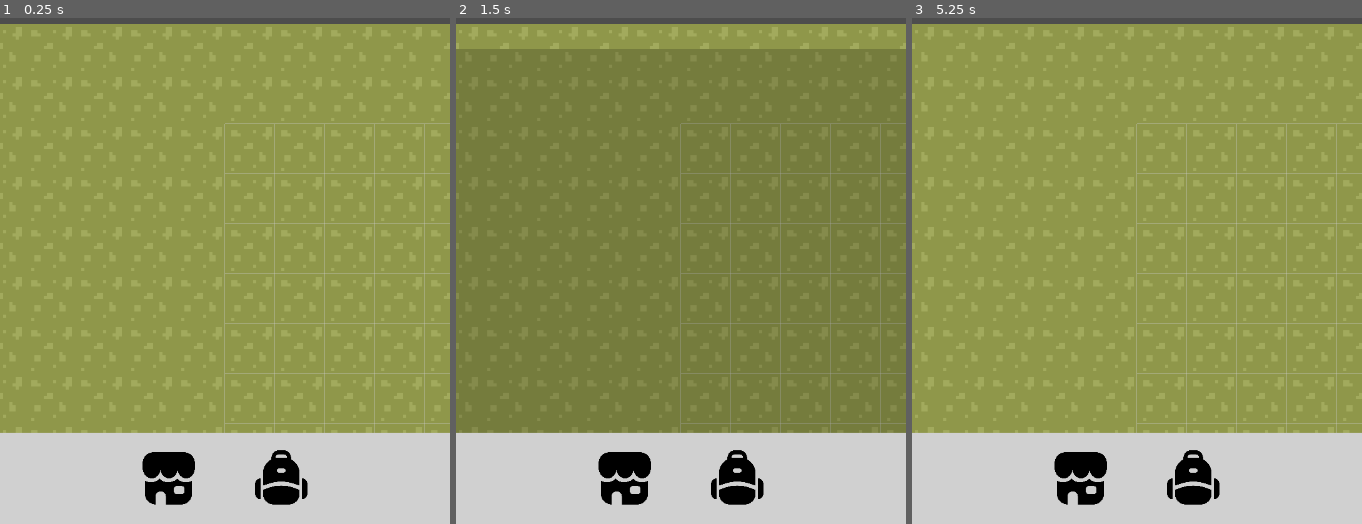
Above: before the commit, frames 1-3 (left to right).
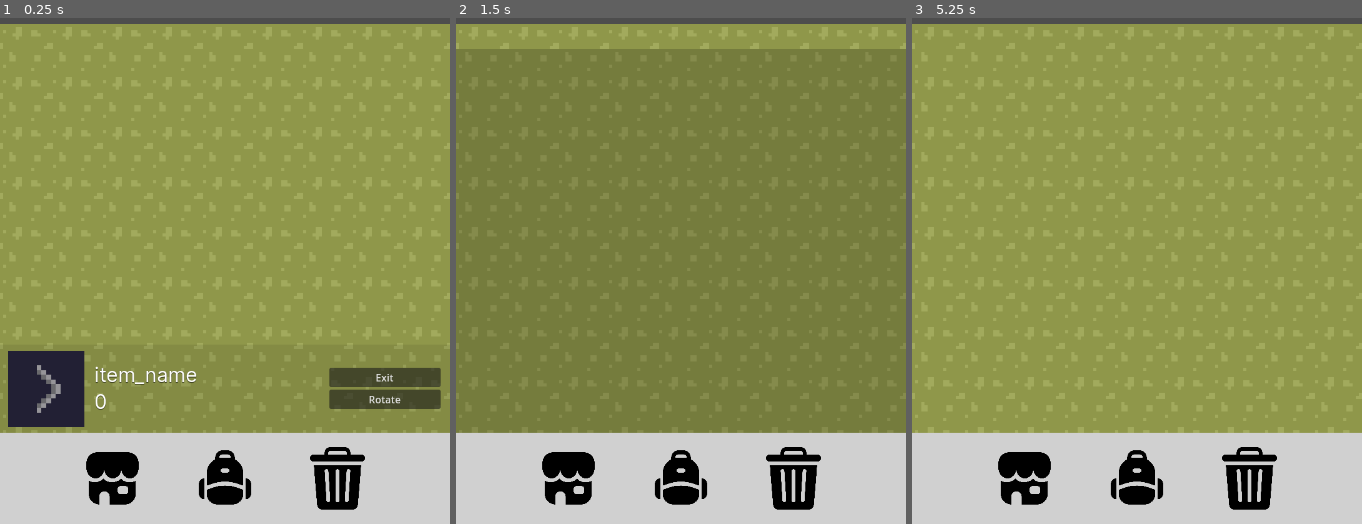
Above: after the commit, the same moments.

Repository: bencerr/Factory-Frontier
Game: Godot game, scene res://scenes/main.tscn
Two runs of this game, one before a commit and one after it. Both use one fixed random seed, a clock stepped at 60 frames per second and the inputs below.
Inputs (mouse positions are in pixels of both pictures, inside the frame that each line leads up to; where the layout moved, square brackets give the same spot in the first picture):
- Up to frame 1 (0.25 s): no input
- Up to frame 2 (1.5 s): click (568, 478) [627, 478] at 0.5 s; click (681, 478) [735, 478] at 1.25 s
- Up to frame 3 (5.25 s): click (1024, 478) [1083, 478] at 2 s; click (1137, 478) [1191, 478] at 2.75 s; click (1024, 478) [1083, 478] at 3.5 s; click (1137, 478) [1191, 478] at 4.25 s; tap Enter at 5 s; move the mouse to (1236, 83) at 5.02 s; click (1236, 83) at 5.1 s

The runs differ from the first frame. In frame 1, 10% of the frame differs, in the area x 1-100%, y 20-98%; in frame 2, 5.8%; in frame 3, 5.8%.
Error before the commit: Out of bounds get index '0' (on base: 'Array[ItemData]') (res://scripts/player.gd:46)
Error after the commit: Out of bounds get index '0' (on base: 'Array[ItemData]') (res://scripts/player.gd:72)

Commit message:
item rotating, deleting and saving added

Diff:
--- a/scenes/item_placement.tscn
+++ b/scenes/item_placement.tscn
@@ -1,13 +1,10 @@
-[gd_scene load_steps=4 format=3 uid="uid://cviq7kt3r4xhk"]
+[gd_scene load_steps=3 format=3 uid="uid://cviq7kt3r4xhk"]
 
 [ext_resource type="Script" path="res://scripts/item_placement.gd" id="1_bncsx"]
-[ext_resource type="PackedScene" uid="uid://buiikly52efer" path="res://scenes/items/conveyor.tscn" id="2_t21ii"]
 [ext_resource type="PackedScene" uid="uid://kk7fsdl0e5y1" path="res://scenes/grid_lines.tscn" id="3_a0a36"]
 
 [node name="ItemPlacement" type="Node2D"]
 script = ExtResource("1_bncsx")
-scene_to_place = ExtResource("2_t21ii")
 
 [node name="GridLines" parent="." instance=ExtResource("3_a0a36")]
-
-[node name="PlacedItems" type="Node2D" parent="."]
+visible = false
--- a/scenes/main.tscn
+++ b/scenes/main.tscn
@@ -168,3 +168,5 @@
 
 [node name="InputHandler" parent="." node_paths=PackedStringArray("cam") instance=ExtResource("5_3klxr")]
 cam = NodePath("../Camera2D")
+
+[node name="PlacedItems" type="Node2D" parent="."]
--- a/scenes/ui/ui.tscn
+++ b/scenes/ui/ui.tscn
@@ -1,8 +1,9 @@
-[gd_scene load_steps=12 format=3 uid="uid://5qesdudrl5ii"]
+[gd_scene load_steps=13 format=3 uid="uid://5qesdudrl5ii"]
 
 [ext_resource type="Script" path="res://scripts/ui.gd" id="1_hq2yj"]
 [ext_resource type="Texture2D" uid="uid://3hytavl1qmkd" path="res://sprites/store.png" id="1_lyyx3"]
 [ext_resource type="Texture2D" uid="uid://rdrht2vges1e" path="res://sprites/backpack.png" id="2_862wk"]
+[ext_resource type="Texture2D" uid="uid://b54wwcpqhhgj1" path="res://sprites/bin.png" id="4_50lk6"]
 [ext_resource type="FontFile" uid="uid://cyiv5u0h8rkyq" path="res://fonts/Inter-VariableFont_slnt,wght.ttf" id="4_ptkkj"]
 [ext_resource type="Script" path="res://scripts/ui/item_placement_control.gd" id="4_ptp1v"]
 [ext_resource type="Texture2D" uid="uid://0p2yiuo1np6" path="res://sprites/tilesets/icons.png" id="5_r4jy6"]
@@ -33,6 +34,7 @@
 anchor_bottom = 1.0
 grow_horizontal = 2
 grow_vertical = 2
+mouse_filter = 2
 script = ExtResource("1_hq2yj")
 shop_panel = NodePath("ShopControl")
 inv_panel = NodePath("InventoryControl")
@@ -87,6 +89,15 @@
 ignore_texture_size = true
 stretch_mode = 5
 
+[node name="DeleteButton" type="TextureButton" parent="TabControl/HFlowContainer"]
+custom_minimum_size = Vector2(100, 100)
+layout_mode = 2
+size_flags_horizontal = 4
+size_flags_vertical = 4
+texture_normal = ExtResource("4_50lk6")
+ignore_texture_size = true
+stretch_mode = 5
+
 [node name="InventoryControl" type="Control" parent="."]
 visible = false
 layout_mode = 1
@@ -147,7 +158,6 @@
 theme_override_styles/panel = SubResource("StyleBoxFlat_otks1")
 
 [node name="ItemPlacementControl" type="Control" parent="." node_paths=PackedStringArray("name_label", "quantity_label", "item_image")]
-visible = false
 layout_mode = 1
 anchor_top = 0.776
 anchor_right = 1.0
@@ -177,7 +187,7 @@
 anchor_bottom = 0.5
 offset_left = 151.0
 offset_top = -63.5
-offset_right = 697.0
+offset_right = 510.0
 offset_bottom = 63.5
 grow_vertical = 2
 alignment = 1
@@ -191,6 +201,29 @@
 layout_mode = 2
 text = "0"
 label_settings = SubResource("LabelSettings_3uxkx")
+
+[node name="VBoxContainer2" type="VBoxContainer" parent="ItemPlacementControl"]
+layout_mode = 1
+anchors_preset = 6
+anchor_left = 1.0
+anchor_top = 0.5
+anchor_right = 1.0
+anchor_bottom = 0.5
+offset_left = -193.0
+offset_top = -55.5
+offset_right = -15.0
+offset_bottom = 55.5
+grow_horizontal = 0
+grow_vertical = 2
+alignment = 1
+
+[node name="ExitButton" type="Button" parent="ItemPlacementControl/VBoxContainer2"]
+layout_mode = 2
+text = "Exit"
+
+[node name="RotateButton" type="Button" parent="ItemPlacementControl/VBoxContainer2"]
+layout_mode = 2
+text = "Rotate"
 
 [node name="ItemImage" type="TextureRect" parent="ItemPlacementControl"]
 layout_mode = 1
@@ -205,7 +238,11 @@
 offset_bottom = 61.5
 grow_horizontal = 2
 grow_vertical = 2
-texture = SubResource("AtlasTexture_ie8w2")
+pivot_offset = Vector2(61, 61)
+texture = SubResource("AtlasTexture_8bjoa")
 
 [connection signal="pressed" from="TabControl/HFlowContainer/ShopButton" to="." method="_on_shop_button_pressed"]
 [connection signal="pressed" from="TabControl/HFlowContainer/InventoryButton" to="." method="_on_inventory_button_pressed"]
+[connection signal="pressed" from="TabControl/HFlowContainer/DeleteButton" to="." method="_on_delete_button_pressed"]
+[connection signal="pressed" from="ItemPlacementControl/VBoxContainer2/ExitButton" to="ItemPlacementControl" method="_on_exit_button_pressed"]
+[connection signal="pressed" from="ItemPlacementControl/VBoxContainer2/RotateButton" to="ItemPlacementControl" method="_on_rotate_button_pressed"]
--- a/scripts/dropper.gd
+++ b/scripts/dropper.gd
@@ -1,7 +1,7 @@
 extends Node2D
 class_name Dropper
 
-@export var sprite: Resource
+@export var sprite: Resource = preload("res://scenes/ore1.tscn")
 @export var conveyor: Conveyor
 
 func _on_timer_timeout() -> void:
--- a/scripts/game_data.gd
+++ b/scripts/game_data.gd
@@ -1,8 +1,10 @@
 extends Node
 
-var items: Array = [
-	create_item("Conveyor", Vector2i(0,0), "res://scenes/items/conveyor.tscn")
-]
+var items: Dictionary = {
+	0: create_item("Conveyor", Vector2i(0,0), "res://scenes/items/conveyor.tscn"),
+	1: create_item("Dropper", Vector2i(1,0), "res://scenes/items/dropper.tscn"),
+	2: create_item("Furnace", Vector2i(2,0), "res://scenes/items/furnace.tscn")
+}
 
 const grid_size: int = 16
 var item_id_counter: int = 0
--- a/scripts/grid_lines.gd
+++ b/scripts/grid_lines.gd
@@ -5,14 +5,13 @@
 @export var grid_color = Color(0.8, 0.8, 0.8, 0.5)
 
 func _draw():
-    var viewport_size = get_viewport().size
-    var width = viewport_size.x
-    var height = viewport_size.y
+	var w: int = 1600
+	var h: int = 1600
 
-    # Draw vertical lines
-    for x in range(0, width, GameData.grid_size):
-        draw_line(Vector2(x, 0), Vector2(x, height), grid_color)
+	# Draw vertical lines
+	for x in range(-h, h, GameData.grid_size):
+		draw_line(Vector2(x, -h), Vector2(x, h), grid_color)
 
-    # Draw horizontal lines
-    for y in range(0, height, GameData.grid_size):
-        draw_line(Vector2(0, y), Vector2(width, y), grid_color)
+	# Draw horizontal lines
+	for y in range(-w, w, GameData.grid_size):
+		draw_line(Vector2(-w, y), Vector2(w, y), grid_color)
--- a/scripts/input_handler.gd
+++ b/scripts/input_handler.gd
@@ -2,7 +2,8 @@
 class_name InputHandler
 enum INPUT_TYPE {
 	CAMERA,
-	PLACEMENT
+	PLACEMENT,
+	DELETE
 }
 
 signal input_type_changed(change: INPUT_TYPE)
@@ -18,16 +19,24 @@
 		Player.ui.switch_tab(Player.ui.UI_TAB.INVENTORY)
 		disable_placing()
 
+func enable_deleting() -> void:
+	current_input_type = INPUT_TYPE.DELETE
+	$ItemPlacement/GridLines.visible = true
+
+func disable_deleting() -> void:
+	current_input_type = INPUT_TYPE.CAMERA
+	$ItemPlacement/GridLines.visible = false
+
 func enable_placing(inv_index: int) -> void:
 	item_placement.inv_index = inv_index
-	item_placement.enabled = true
 	current_input_type = INPUT_TYPE.PLACEMENT
 	input_type_changed.emit(current_input_type)
+	$ItemPlacement/GridLines.visible = true
 
 func disable_placing() -> void:
-	$ItemPlacement.enabled = false
 	current_input_type = INPUT_TYPE.CAMERA
 	input_type_changed.emit(current_input_type)
+	$ItemPlacement/GridLines.visible = false
 
 func _input(event: InputEvent) -> void:
 	if event.is_action("move_camera") && current_input_type == INPUT_TYPE.CAMERA:
--- a/scripts/item_placement.gd
+++ b/scripts/item_placement.gd
@@ -5,20 +5,44 @@
 @onready var tilemap: TileMap = get_node("/root/Main/TileMap")
 
 var inv_index: int
-var enabled: bool = false
 
-func _input(event):
-	if not enabled: return
-	if event is InputEventMouseButton and event.pressed:
-		if event.button_index == MOUSE_BUTTON_LEFT:
-			var mouse_pos: Vector2 = get_global_mouse_position()
-			var tile_pos: Vector2i = tilemap.local_to_map(mouse_pos)
-			var item: ItemData = Player.data.inventory[inv_index]
+func _unhandled_input(event: InputEvent) -> void:
+	if Player.input_handler.current_input_type == InputHandler.INPUT_TYPE.CAMERA: return
+	if Player.input_handler.current_input_type == InputHandler.INPUT_TYPE.PLACEMENT:
+		if event is InputEventMouseButton and event.pressed:
+			if event.button_index == MOUSE_BUTTON_LEFT:
+				var mouse_pos: Vector2 = get_global_mouse_position()
+				var tile_pos: Vector2i = tilemap.local_to_map(tilemap.to_local(mouse_pos))
+				var item: ItemData = Player.data.inventory[inv_index]
 
-			if item && item.quantity > 0:
-				var instance: Node = item.scene.instantiate()
-				instance.position = tilemap.map_to_local(tile_pos)
-				$PlacedItems.add_child(instance)
-				item.quantity -= 1
+				if item && item.quantity > 0 && Player.check_tile(tile_pos):
+					var instance: Node = item.scene.instantiate()
+					instance.position = tilemap.map_to_local(tile_pos)
+					instance.rotation = Player.item_rotation
+					get_node("/root/Main/PlacedItems").add_child(instance)
+					item.quantity -= 1
+					Player.update_inventory_item(Player.get_item_index(item.item_name), item)
+
+					var pid: PlacedItemData = PlacedItemData.new()
+					pid.item_index = item.id
+					pid.rotation = Player.item_rotation
+					pid.position = tile_pos
+					pid.instance = instance
+					Player.data.placed_items.append(pid)
+					item_placed.emit(item)
+
+	elif Player.input_handler.current_input_type == InputHandler.INPUT_TYPE.DELETE:
+		if event is InputEventMouseButton and event.pressed:
+			if event.button_index == MOUSE_BUTTON_LEFT:
+				var mouse_pos: Vector2 = get_global_mouse_position()
+				var tile_pos: Vector2i = tilemap.local_to_map(tilemap.to_local(mouse_pos))
+				var id: int = Player.get_placed_item_id(tile_pos)
+
+				if id == -1: return
+
+				var placed_item_data: PlacedItemData = Player.data.placed_items[id]
+				var item: ItemData = Player.data.inventory[placed_item_data.item_index]
+				item.quantity += 1
 				Player.update_inventory_item(Player.get_item_index(item.item_name), item)
-				item_placed.emit(item)
+				Player.data.placed_items[id].instance.queue_free()
+				Player.data.placed_items.remove_at(id)
--- a/scripts/player.gd
+++ b/scripts/player.gd
@@ -6,6 +6,30 @@
 @onready var item_placement: ItemPlacement = get_node("/root/Main/InputHandler/ItemPlacement")
 @onready var ui: MainInterface = get_node("/root/Main/CanvasLayer/UI")
 var data: PlayerData
+var item_rotation: float = 0;
+
+func load_placed_items() -> void:
+	for i in range(0, len(data.placed_items)):
+		var placed_item_data: PlacedItemData = data.placed_items[i]
+		var item_data: ItemData = GameData.items[placed_item_data.item_index]
+		var instance: Node = item_data.scene.instantiate()
+		instance.position = get_node("/root/Main/TileMap").map_to_local(placed_item_data.position)
+		instance.rotation = placed_item_data.rotation
+		data.placed_items[i].instance = instance
+		get_node("/root/Main/PlacedItems").add_child(instance)
+
+func check_tile(v: Vector2i) -> bool:
+	for placed_item_data: PlacedItemData in data.placed_items:
+		if placed_item_data.position == v:
+			return false
+	return true
+
+func get_placed_item_id(v: Vector2i) -> int:
+	for i in range(0, len(data.placed_items)):
+		var placed_item_data: PlacedItemData = data.placed_items[i]
+		if placed_item_data.position == v:
+			return i
+	return -1
 
 func has_item(item_name: String) -> bool:
 	for itm in data.inventory:
@@ -39,8 +63,13 @@
 	money_changed.emit(amount)
 
 func money_display(_money: float) -> void:
-	print(data.money)
+	pass
 
 func _ready() -> void:
 	money_changed.connect(money_display)
+	# for v in GameData.items.keys():
+	# 	data.inventory.append(GameData.items[v])
 	data.inventory[0].quantity += 4
+	data.inventory[1].quantity += 4
+	data.inventory[2].quantity += 4
+	load_placed_items()
--- /dev/null
+++ b/scripts/save data/placed_item_data.gd
@@ -0,0 +1,7 @@
+extends Resource
+class_name PlacedItemData
+
+@export var item_index: int = -1
+@export var rotation: float = 0
+@export var position: Vector2i = Vector2i.ZERO
+var instance: Node2D  = null
--- a/scripts/save data/player_data.gd
+++ b/scripts/save data/player_data.gd
@@ -3,3 +3,4 @@
 
 @export var money: float
 @export var inventory: Array[ItemData]
+@export var placed_items: Array[PlacedItemData] # Dictionary<Vec2i, PlacedItemData>
--- a/scripts/save data/save_handler.gd
+++ b/scripts/save data/save_handler.gd
@@ -1,6 +1,6 @@
 extends Node
 
-const save_path: String = "user://Factory_Frontier.res"
+const save_path: String = "user://Factory_Frontier.tres"
 
 func load_data() -> Resource:
 	if ResourceLoader.exists(save_path):
@@ -9,6 +9,7 @@
 	print("new save file")
 	var data: PlayerData = PlayerData.new()
 	data.inventory = []
+	data.placed_items = []
 	return data
 
 func save_data(data) -> void:
--- a/scripts/ui.gd
+++ b/scripts/ui.gd
@@ -11,6 +11,7 @@
 @export var inv_container: Control
 @export var placement_control: Control
 
+@onready var input_handler: InputHandler = Player.input_handler
 var current_tab: UI_TAB = UI_TAB.NONE
 
 func _on_input_type_changed(input_typ: InputHandler.INPUT_TYPE) -> void:
@@ -41,9 +42,11 @@
 		UI_TAB.SHOP:
 			shop_panel.visible = true
 			inv_panel.visible = false
+			input_handler.disable_placing()
 		UI_TAB.INVENTORY:
 			shop_panel.visible = false
 			inv_panel.visible = true
+			input_handler.disable_placing()
 
 func _on_inventory_button_pressed() -> void:
 	switch_tab(UI_TAB.INVENTORY)
@@ -54,3 +57,10 @@
 func _ready() -> void:
 	Player.input_handler.input_type_changed.connect(_on_input_type_changed)
 	refresh_inventory()
+
+func _on_delete_button_pressed() -> void:
+	if Player.input_handler.current_input_type == InputHandler.INPUT_TYPE.DELETE:
+		input_handler.disable_deleting()
+	else:
+		input_handler.enable_deleting()
+		placement_control.visible = false
--- a/scripts/ui/item_placement_control.gd
+++ b/scripts/ui/item_placement_control.gd
@@ -15,3 +15,10 @@
 
 func _ready() -> void:
 	Player.item_placement.item_placed.connect(_on_item_placed)
+
+func _on_rotate_button_pressed() -> void:
+	item_image.rotation -= PI/2
+	Player.item_rotation = item_image.rotation
+
+func _on_exit_button_pressed() -> void:
+	Player.input_handler.disable_placing()
Not shown: 1 places in scenes/ui/ui.tscn that only renumber resources
Binary file added: sprites/bin.png
Not shown, added: sprites/bin.png.import
Binary file changed: sprites/tilesets/droppers.aseprite
Binary file changed: sprites/tilesets/droppers.png
Binary file changed: sprites/tilesets/furnaces.aseprite
Binary file changed: sprites/tilesets/furnaces.png
Binary file changed: sprites/tilesets/icons.aseprite
Binary file changed: sprites/tilesets/icons.png
